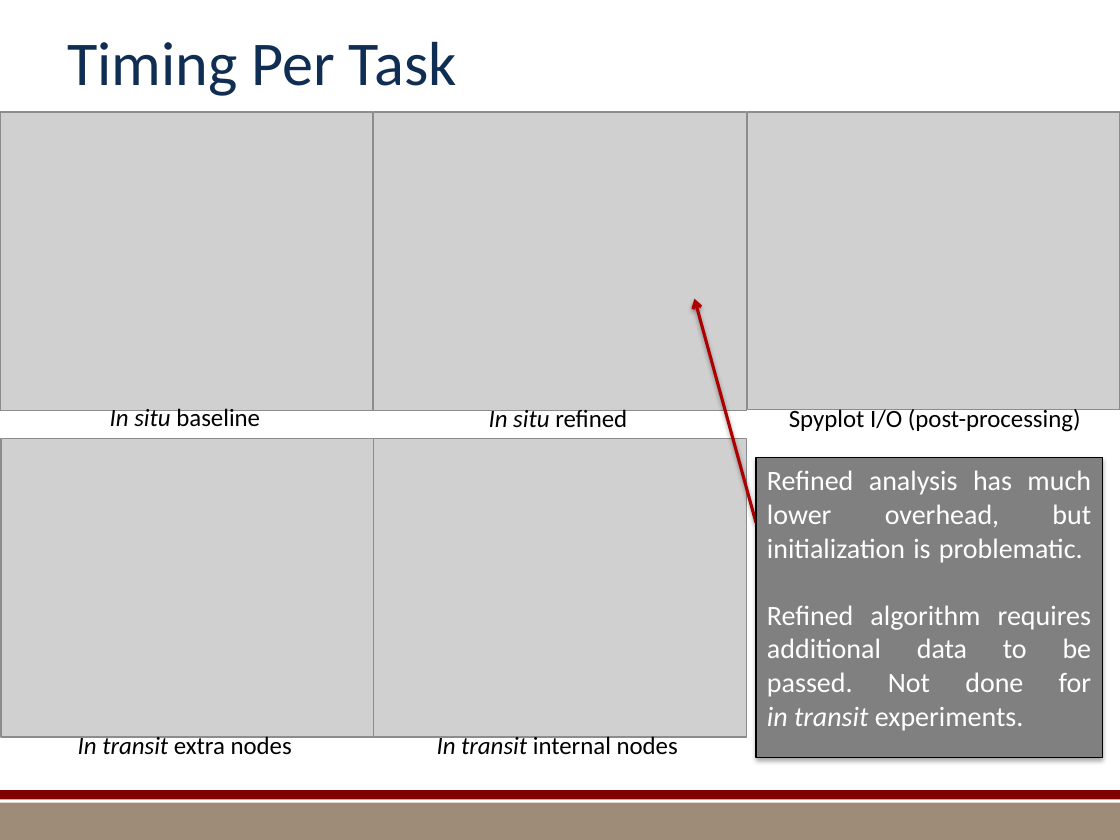
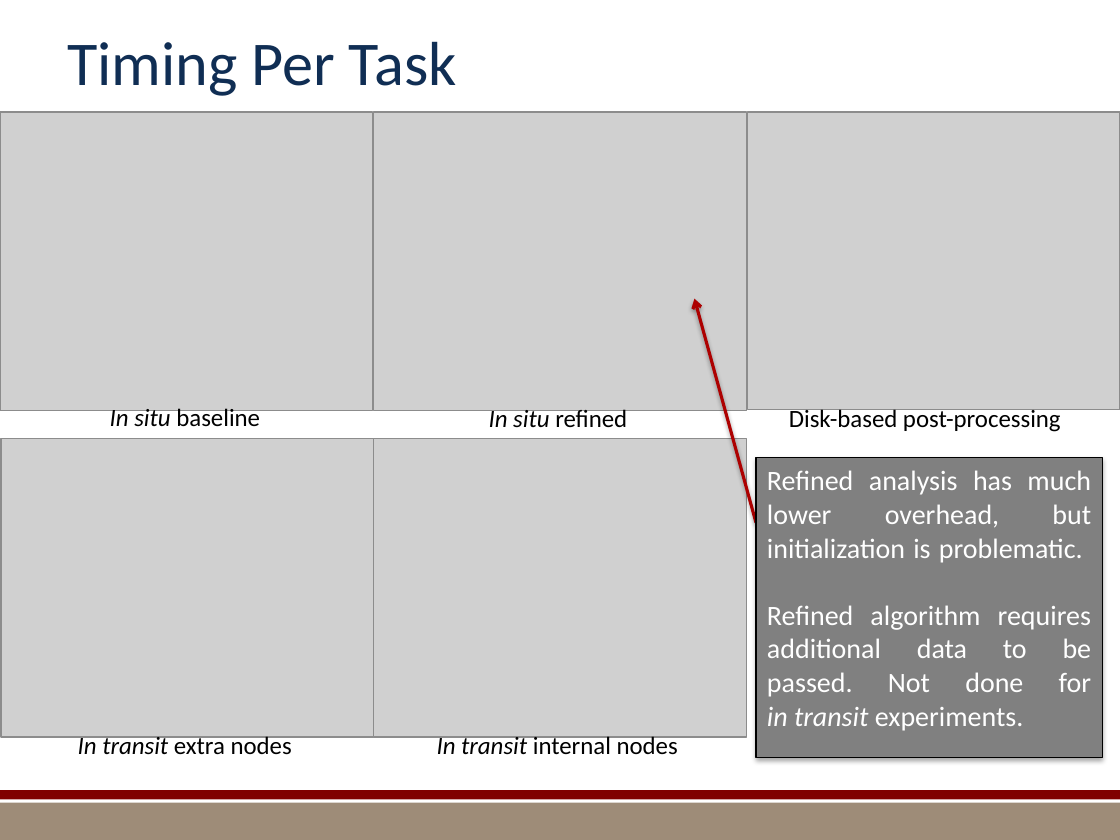
Before and after one commit to kmorel-papers/MilestoneFY13, a slide deck: slide 23 of Summary/SummarySlides.pptx. Drawn at 1120x840 pixels with LibreOffice and Linux fonts; fonts in the diff are those of the drawing; grey boxes stand for pictures; background and template pictures are left out. Boxes give left, top, right and bottom in pixels: in the first picture for what was removed or moved away, otherwise in the second. Text is boxed around its words. In the diff, an @@ line names an element or a change of style, - is before the commit and + after.

```diff
--- a/Summary/SummarySlides.pptx
+++ b/Summary/SummarySlides.pptx
@@ text at box(789, 407, 1061, 432): text changed @@
-Spyplot I/O (post-processing)
+Disk-based post-processing
```
Also in this commit, not shown: 4 other slides changed.
